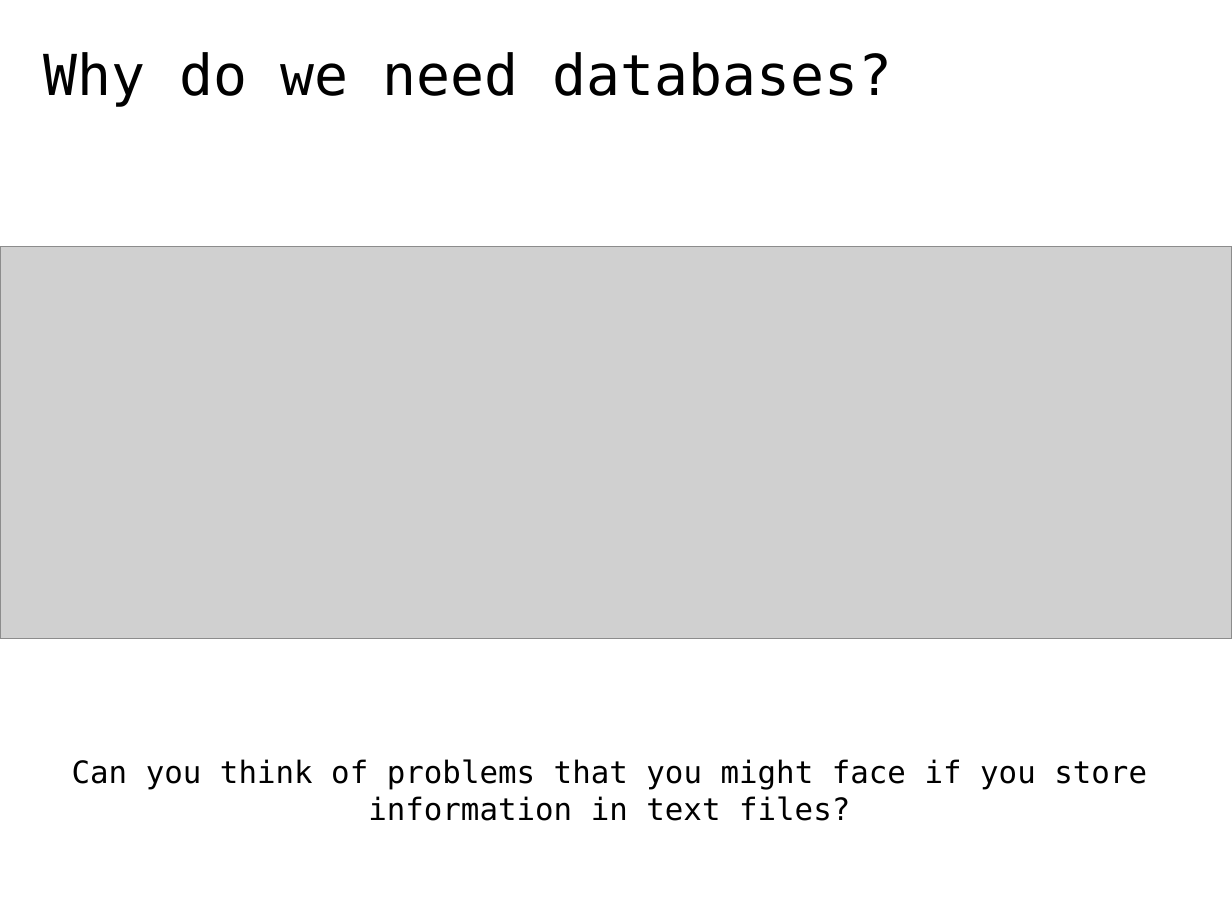
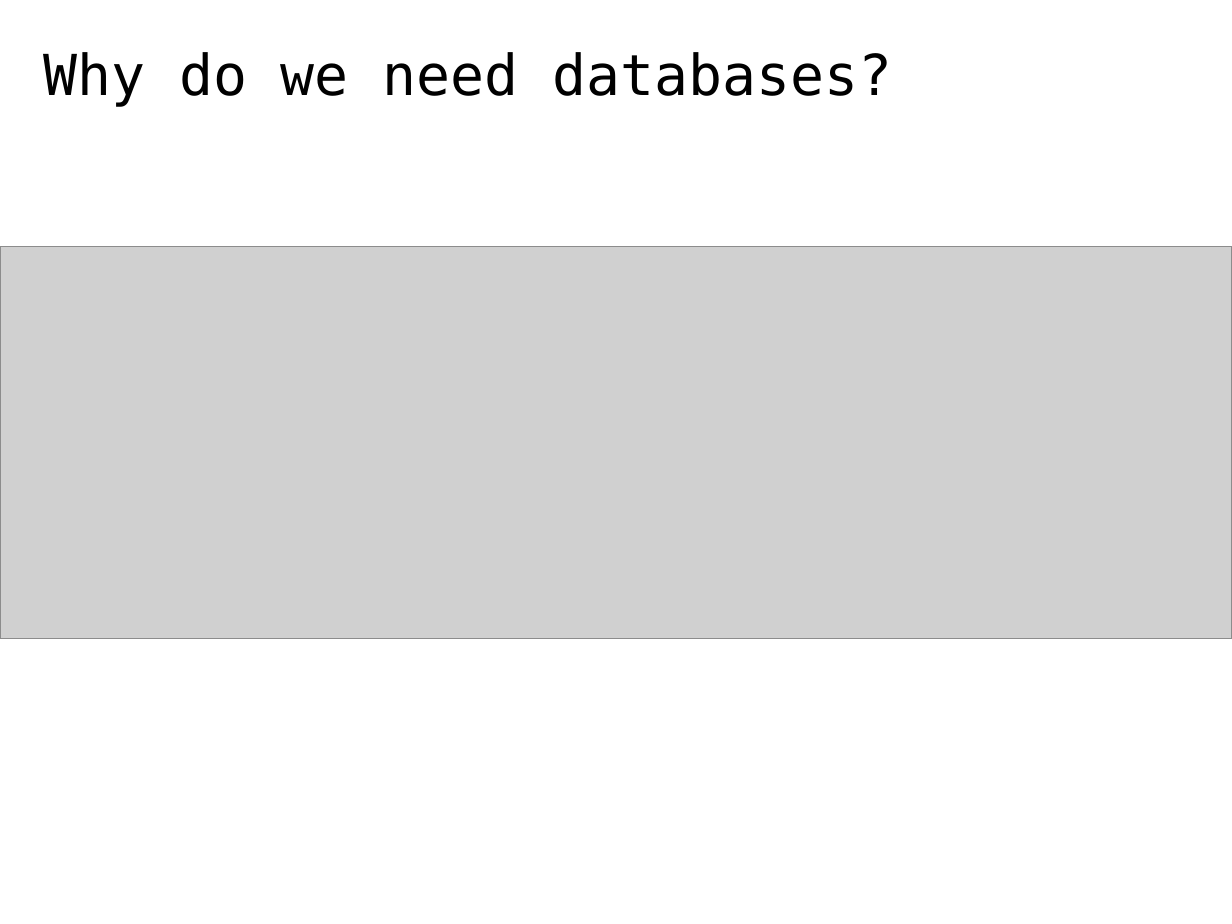
Before and after one commit to ipeirotis/dealing_with_data, a slide deck: slide 2 of 3-SQL/A-ER_modeling-1.pptx. Drawn at 1232x924 pixels with LibreOffice and Linux fonts; fonts in the diff are those of the drawing; grey boxes stand for pictures. Boxes give left, top, right and bottom in pixels: in the first picture for what was removed or moved away, otherwise in the second. Text is boxed around its words. In the diff, an @@ line names an element or a change of style, - is before the commit and + after.

```diff
--- a/3-SQL/A-ER_modeling-1.pptx
+++ b/3-SQL/A-ER_modeling-1.pptx
@@ text removed at (72,759,1147,821) @@
-Can you think of problems that you might face if you store information in text files?
```
Also in this commit, not shown: 6 other slides changed, 4 slides removed, 5 other files.
